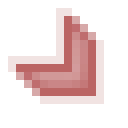
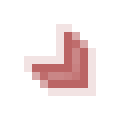
Revision of a layered 128×128 image; what changed, layer by layer:
painted on "arrow" over 8, 8, 104, 104
